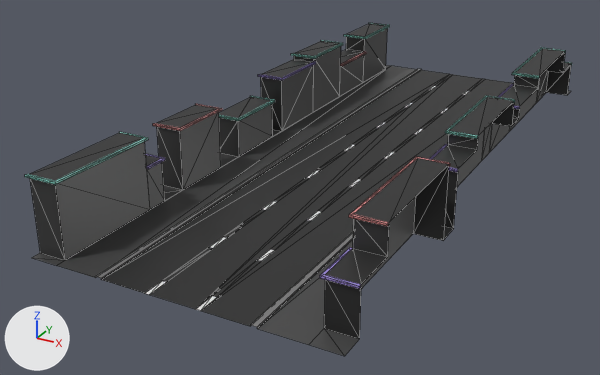
What one commit did to the glTF model myCordovaProject/vite-project/public/Road+Night.glb.
Camera for both pictures: a 50 mm camera at (4973.0, -11159.0, 4786.0) aimed at (-707.0, -833.0, -377.0). The axes (+X, +Y, +Z) are drawn at lower left. The lights are the same throughout. Mesh edges are drawn as thin lines. Where no turn or scale is listed for an object, it has been applied to the vertices.

Before the edit, the objects in view are built like this:
```python
mat_batiment_1 = principled_material('batiment.1')
mat_batiment_1.base_color = (0.0331, 0.0331, 0.0331)  # black #333333
mat_batiment_1.roughness = 0.4
mat_batiment_2 = principled_material('batiment.2')
mat_batiment_2.base_color = (0.0188, 0.0188, 0.0188)  # black #252525
mat_batiment_2.roughness = 0.4
mat_border = principled_material('border')
mat_border.base_color = (0.241, 0.662, 0.57)  # cyan #87d4c7
mat_border.roughness = 0.4
mat_border2 = principled_material('border2')
mat_border2.base_color = (0.325, 0.241, 0.662)  # purple #9a87d4
mat_border2.roughness = 0.4
mat_border3 = principled_material('border3')
mat_border3.base_color = (0.662, 0.241, 0.241)  # pink #d48787
mat_border3.roughness = 0.4
mat_material_030 = principled_material('Material.030')
mat_material_030.base_color = (0.022, 0.022, 0.022)  # black #292929
me_cube_076 = bpy.data.meshes.new('Cube.076')
me_cube_076.from_pydata(...)  # 358 vertices, 459 faces; spans x -2120.0..2083.0, y -5000.0..5000.0, z -10.0..1020.0
me_cube_076.materials.append(mat_material_030)  # black #292929
me_cube_076.materials.append(mat_material_004)  # grey #7c7c7c
me_cube_076.materials.append(mat_material_012)  # white #e7e7e7
me_cube_076.materials.append(mat_chauser)  # dark grey #464646
me_cube_076.materials.append(mat_batiment_1)  # black #333333
me_cube_076.materials.append(mat_batiment_2)  # black #252525
me_cube_076.materials.append(mat_border)  # cyan #87d4c7
me_cube_076.materials.append(mat_border2)  # purple #9a87d4
me_cube_076.materials.append(mat_border3)  # pink #d48787
ob_road = bpy.data.objects.new('road', me_cube_076)
ob_road.location = (0.0, 0.0, 25.0)
```
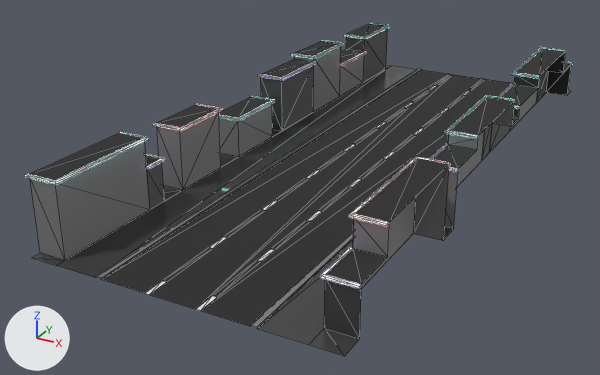
The edits, one by one:
In material 'Material.030' (mat_material_030), roughness goes from 0.5 to 1.0.
In material 'batiment.1' (mat_batiment_1), roughness goes from 0.4 to 0.5.
Material 'batiment.1' (mat_batiment_1) changes colour from black #333333 to grey #737373; in linear values from (0.0331, 0.0331, 0.0331) to (0.173, 0.173, 0.173).
In material 'batiment.2' (mat_batiment_2), roughness goes from 0.4 to 0.5.
Material 'batiment.2' (mat_batiment_2) changes colour from black #252525 to black #383838; in linear values from (0.0188, 0.0188, 0.0188) to (0.0397, 0.0397, 0.0397).
In material 'border' (mat_border), roughness goes from 0.4 to 0.5.
In material 'border' (mat_border), emission_color is now set to (0.36, 1.0, 0.973), cyan #a2fffc.
In material 'border' (mat_border), emission_strength is now set to 3.309.
In material 'border2' (mat_border2), roughness goes from 0.4 to 0.5.
Material 'border2' (mat_border2) changes colour from purple #9a87d5 to white #e7e7e7; in linear values from (0.325, 0.241, 0.662) to (0.8, 0.8, 0.8).
In material 'border2' (mat_border2), emission_color is now set to (0.491, 0.364, 1.0), purple #baa3ff.
In material 'border2' (mat_border2), emission_strength is now set to 3.309.
In material 'border3' (mat_border3), roughness goes from 0.4 to 0.5.
Material 'border3' (mat_border3) changes colour from pink #d58787 to white #e7e7e7; in linear values from (0.662, 0.241, 0.241) to (0.8, 0.8, 0.8).
In material 'border3' (mat_border3), emission_color is now set to (1.0, 0.364, 0.364), pink #ffa3a3.
In material 'border3' (mat_border3), emission_strength is now set to 3.309.

Pixel boxes (x1, y1, x2, y2) of what changed, in the pictures (600 x 375 px):
'road', surface changed, recoloured: (25, 23, 572, 347) in both
